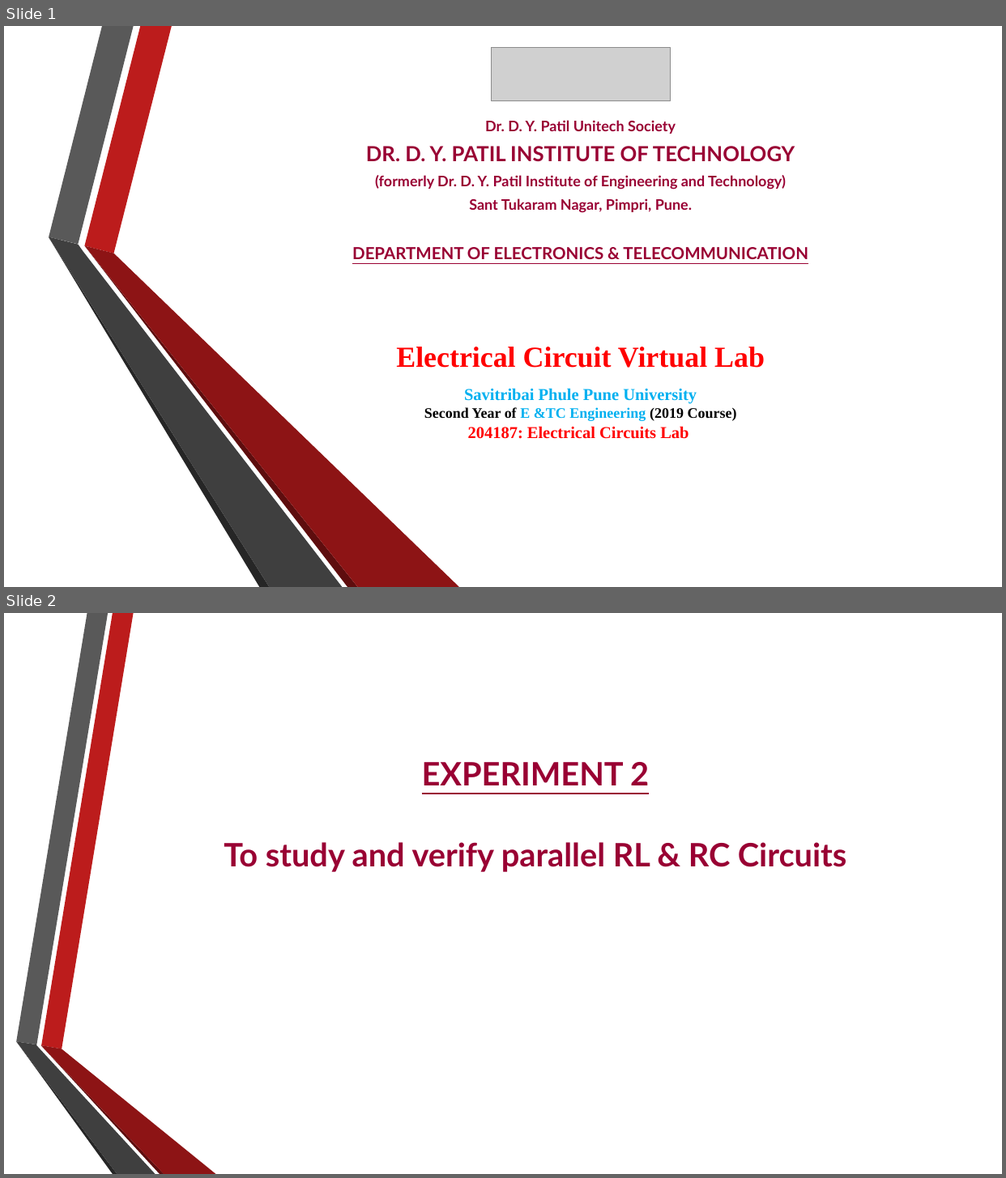
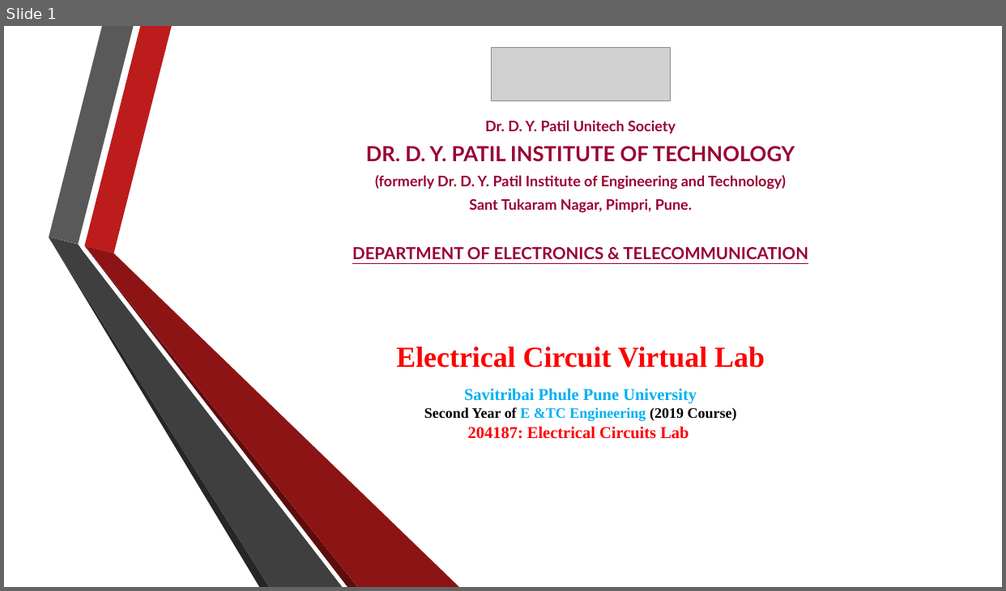
Before and after one commit to RahulAgrwal/Electrical-Virtual-lab, a slide deck: exp3/theoryimage/Procedure.pptx. Shown one above the other, each under a label of ours: slides 1 and 2 before the commit, slide 1 after it. The pictures are 1006x1178 and 1006x591 pixels, drawn with LibreOffice and Linux fonts; fonts in the diff are those of the drawing; grey boxes stand for pictures; background and template pictures are left out. Boxes give left, top, right and bottom in pixels: in the first picture for what was removed or moved away, otherwise in the second. Text is boxed around its words. In the diff, an @@ line names an element or a change of style, - is before the commit and + after.

```diff
--- a/exp3/theoryimage/Procedure.pptx
+++ b/exp3/theoryimage/Procedure.pptx
@@ slide 2 removed at (x1=4, y1=613, x2=1002, y2=1174), background picture (left out) @@
@@ text removed at (x1=224, y1=762, x2=847, y2=872) @@
-EXPERIMENT 2
-To study and verify parallel RL & RC Circuits
@@ group removed at (x1=16, y1=613, x2=216, y2=1174): 6 freeform shapes @@
```
Also in this commit, not shown: 1 slide changed, 5 slides added, 6 other slides removed, 18 other files.
